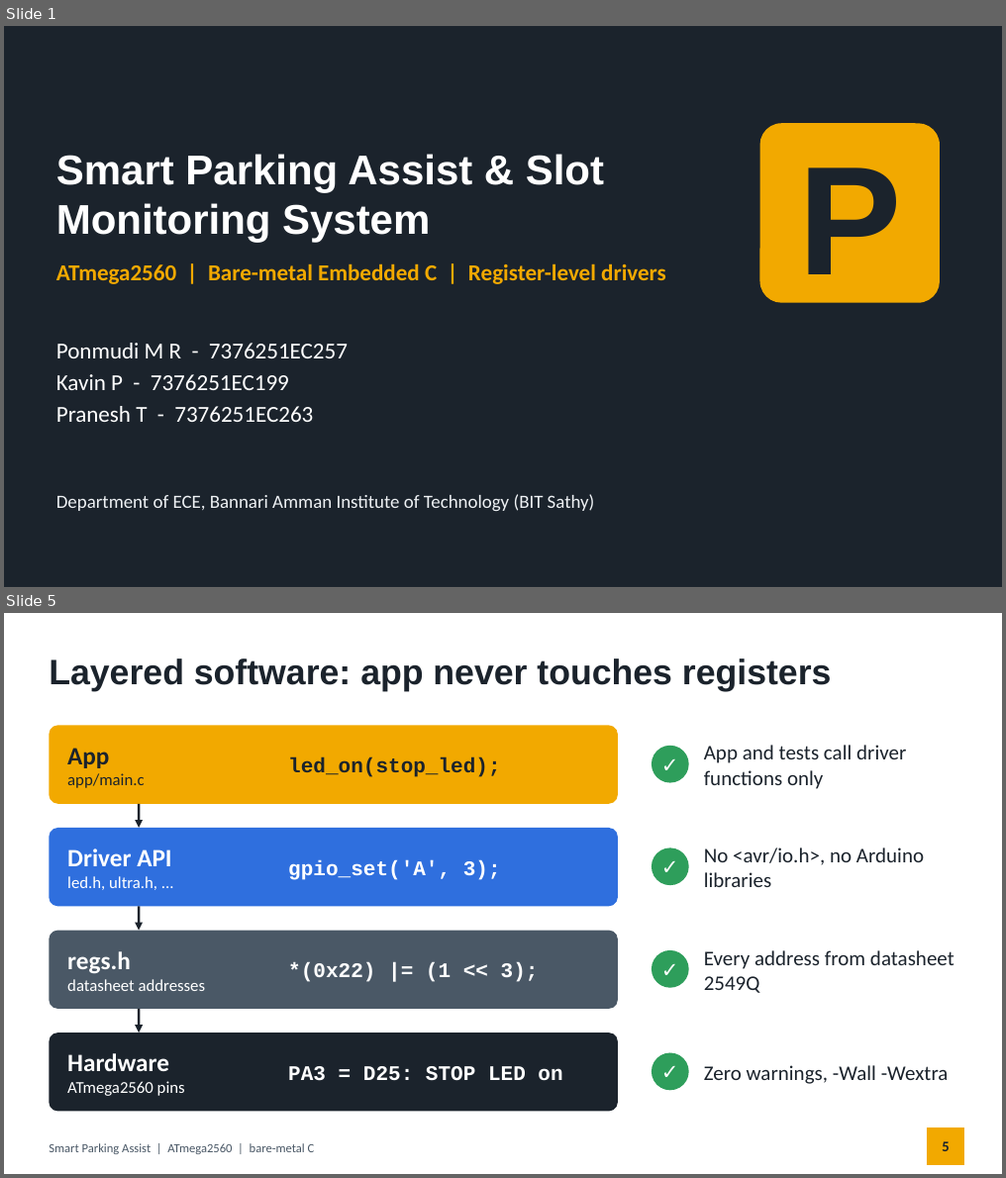
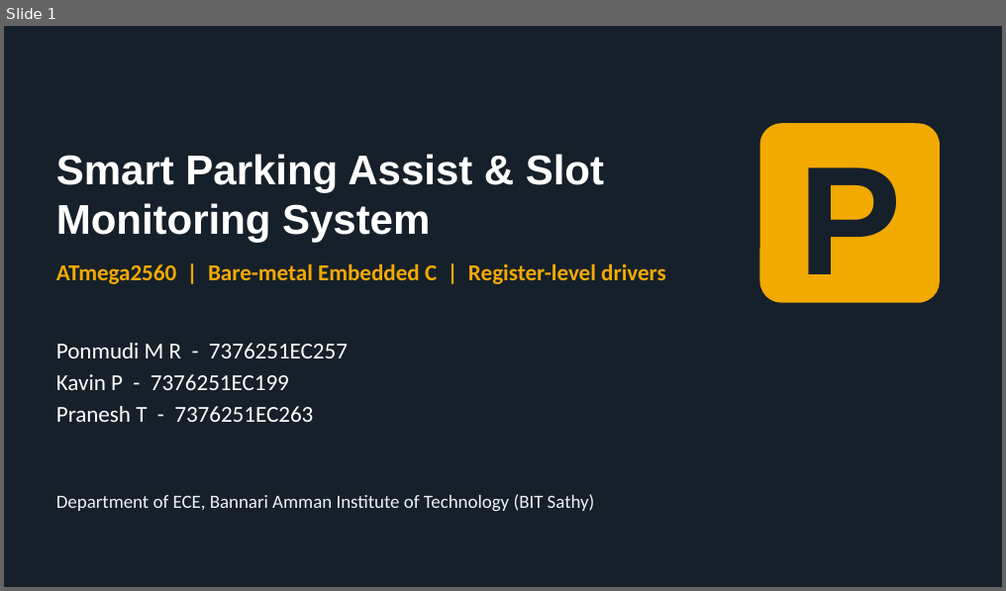
Before and after one commit to ponmudimr/atmega2560-baremetal-drivers, a slide deck: docs/Smart_Parking_Presentation.pptx. Shown one above the other, each under a label of ours: slides 1 and 5 before the commit, slide 1 after it; the slides between them are not shown. The pictures are 1006x1178 and 1006x591 pixels, drawn with LibreOffice and Linux fonts; fonts in the diff are those of the drawing. Boxes give left, top, right and bottom in pixels: in the first picture for what was removed or moved away, otherwise in the second. Text is boxed around its words. In the diff, an @@ line names an element or a change of style, - is before the commit and + after.

Commit message:
Add t_lcd_song test and update Smart Parking presentation

```diff
--- a/docs/Smart_Parking_Presentation.pptx
+++ b/docs/Smart_Parking_Presentation.pptx
@@ slide 5 removed at bbox=[4, 613, 1002, 1174], background #FFFFFF @@
@@ title removed at bbox=[49, 659, 832, 692] @@
-Layered software: app never touches registers
@@ rounded rectangle removed at bbox=[49, 725, 618, 804] @@
@@ text removed at bbox=[67, 748, 144, 788] @@
-App
-app/main.c
@@ text removed at bbox=[288, 758, 500, 777] @@
-led_on(stop_led);
@@ ellipse removed at bbox=[651, 746, 689, 783] @@
@@ text removed at bbox=[651, 746, 689, 783] @@
-✓
@@ text removed at bbox=[704, 745, 906, 789] @@
-App and tests call driver functions only
@@ arrow removed from (139, 804) to (139, 828) @@
@@ rounded rectangle removed at bbox=[49, 828, 618, 906] @@
@@ text removed at bbox=[67, 849, 171, 890] @@
-Driver API
-led.h, ultra.h, ...
@@ ellipse removed at bbox=[651, 848, 689, 885] @@
@@ text removed at bbox=[651, 848, 689, 885] @@
-✓
@@ text removed at bbox=[704, 848, 924, 887] @@
-No <avr/io.h>, no Arduino libraries
@@ text removed at bbox=[288, 861, 501, 880] @@
-gpio_set('A', 3);
@@ arrow removed from (139, 906) to (139, 931) @@
@@ rounded rectangle removed at bbox=[49, 931, 618, 1009] @@
@@ text removed at bbox=[67, 952, 206, 991] @@
-regs.h
-datasheet addresses
@@ text removed at bbox=[288, 962, 539, 982] @@
-*(0x22) |= (1 << 3);
@@ ellipse removed at bbox=[651, 951, 689, 988] @@
@@ text removed at bbox=[651, 951, 689, 988] @@
-✓
@@ text removed at bbox=[704, 951, 954, 993] @@
-Every address from datasheet 2549Q
@@ arrow removed from (139, 1009) to (139, 1033) @@
@@ rounded rectangle removed at bbox=[49, 1033, 618, 1112] @@
@@ text removed at bbox=[67, 1054, 185, 1096] @@
-Hardware
-ATmega2560 pins
@@ ellipse removed at bbox=[651, 1054, 689, 1090] @@
@@ text removed at bbox=[651, 1054, 689, 1090] @@
-✓
@@ text removed at bbox=[288, 1066, 562, 1081] @@
-PA3 = D25: STOP LED on
@@ text removed at bbox=[704, 1065, 948, 1084] @@
-Zero warnings, -Wall -Wextra
@@ text removed at bbox=[49, 1144, 315, 1155] @@
-Smart Parking Assist | ATmega2560 | bare-metal C
@@ rectangle removed at bbox=[927, 1128, 964, 1165] @@
@@ page number removed at bbox=[942, 1142, 948, 1152] @@
-5
```
Also in this commit, not shown: 8 other slides changed, 11 slides added, 2 other slides removed, 2 other files.
